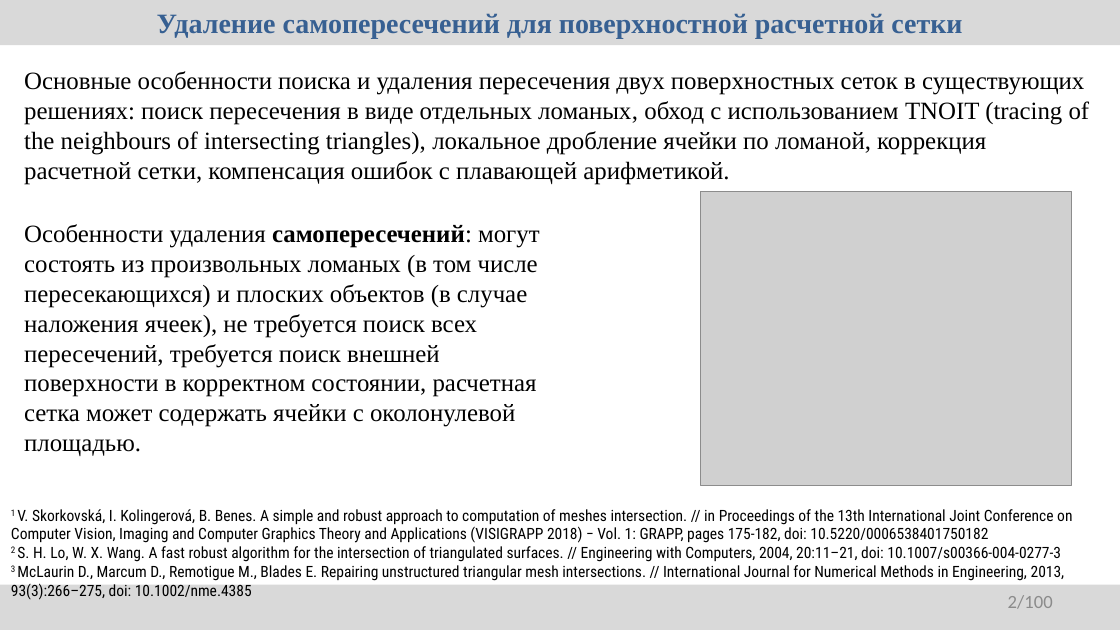
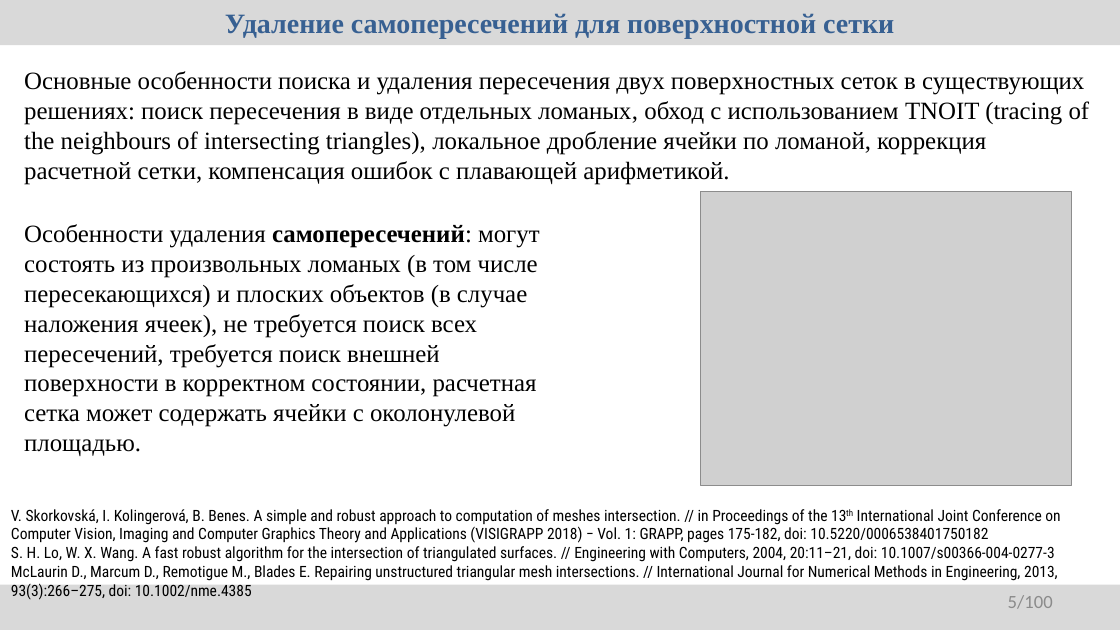
Before and after one commit to r-aax/phd, a slide deck: slide 5 of presentation/2025-10-20/rybakov.pptx (slide 2 before the commit). Drawn at 1120x630 pixels with LibreOffice and Linux fonts; fonts in the diff are those of the drawing; grey boxes stand for pictures. Boxes give left, top, right and bottom in pixels: in the first picture for what was removed or moved away, otherwise in the second. Text is boxed around its words. In the diff, an @@ line names an element or a change of style, - is before the commit and + after.

Commit message:
presentation 20.10.25 15/100

```diff
--- a/presentation/2025-10-20/rybakov.pptx
+++ b/presentation/2025-10-20/rybakov.pptx
@@ text in rectangle at box(225, 13, 894, 39): text changed @@
-Удаление самопересечений для поверхностной расчетной сетки
+Удаление самопересечений для поверхностной сетки
@@ text at box(11, 509, 1060, 600): text changed @@
-1 V. Skorkovská, I. Kolingerová, B. Benes. A simple and robust approach to computation of meshes intersection. // in Proceedings of the 13th International Joint Conference on Computer Vision, Imaging and Computer Graphics Theory and Applications (VISIGRAPP 2018) − Vol. 1: GRAPP, pages 175-182, doi: 10.5220/0006538401750182
-2 S. H. Lo, W. X. Wang. A fast robust algorithm for the intersection of triangulated surfaces. // Engineering with Computers, 2004, 20:11–21, doi: 10.1007/s00366-004-0277-3
-3 McLaurin D., Marcum D., Remotigue M., Blades E. Repairing unstructured triangular mesh intersections. // International Journal for Numerical Methods in Engineering, 2013, 93(3):266–275, doi: 10.1002/nme.4385
+V. Skorkovská, I. Kolingerová, B. Benes. A simple and robust approach to computation of meshes intersection. // in Proceedings of the 13th International Joint Conference on Computer Vision, Imaging and Computer Graphics Theory and Applications (VISIGRAPP 2018) − Vol. 1: GRAPP, pages 175-182, doi: 10.5220/0006538401750182
+S. H. Lo, W. X. Wang. A fast robust algorithm for the intersection of triangulated surfaces. // Engineering with Computers, 2004, 20:11–21, doi: 10.1007/s00366-004-0277-3
+McLaurin D., Marcum D., Remotigue M., Blades E. Repairing unstructured triangular mesh intersections. // International Journal for Numerical Methods in Engineering, 2013, 93(3):266–275, doi: 10.1002/nme.4385
@@ page number at box(1008, 595, 1053, 609): text changed @@
-2/100
+5/100
```
Also in this commit, not shown: 3 other slides changed, 3 slides added, 4 other files.
